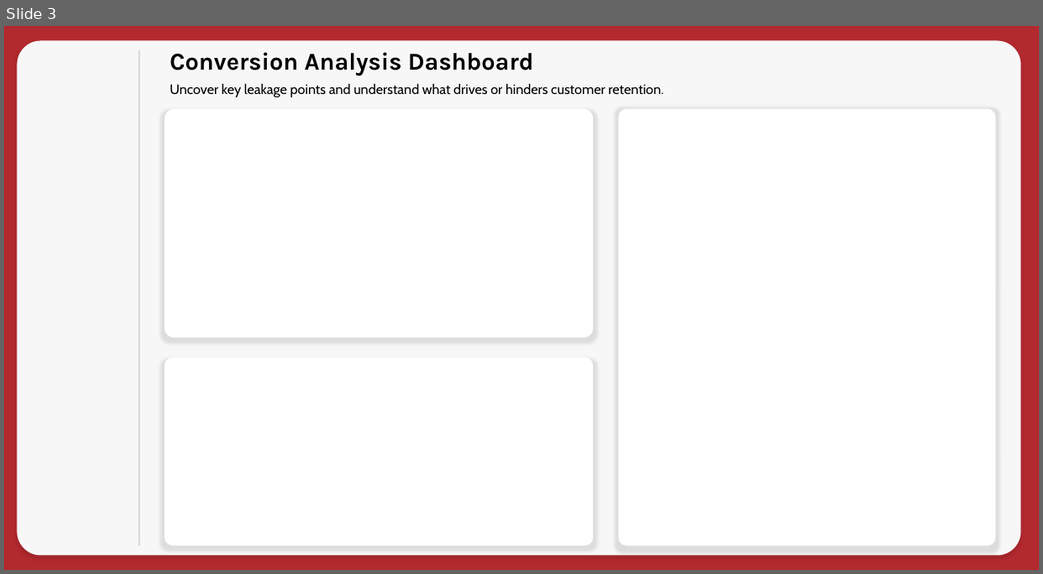
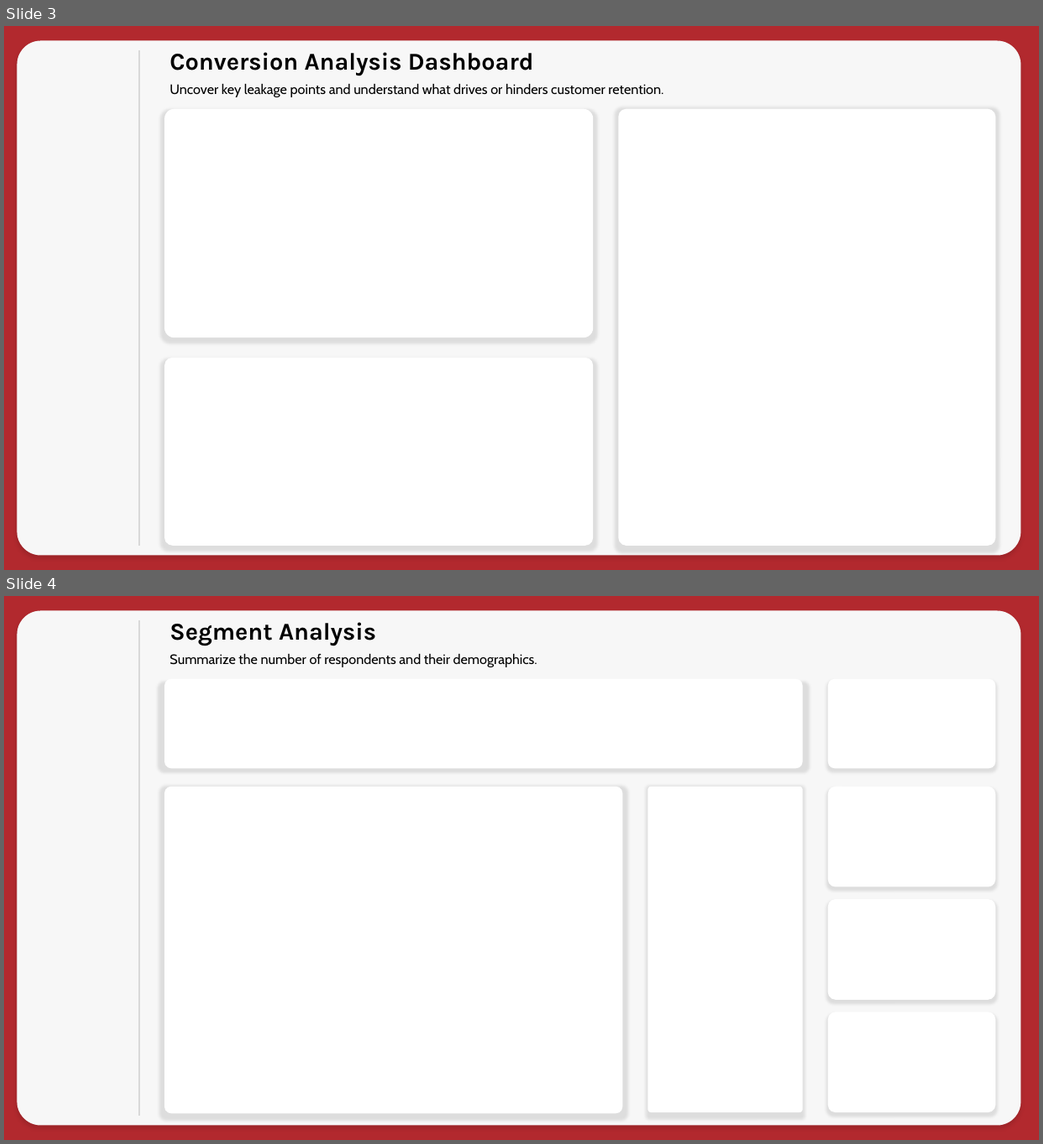
Before and after one commit to Truong2003-tqd/Highlands-Customer-Analysis, a slide deck: Power BI Report/Dashboard Layout.pptx. Shown one above the other, each under a label of ours: slide 3 before the commit, slides 3 and 4 after it. The pictures are 1043x574 and 1043x1144 pixels, drawn with LibreOffice and Linux fonts; fonts in the diff are those of the drawing. Boxes give left, top, right and bottom in pixels: in the first picture for what was removed or moved away, otherwise in the second. Text is boxed around its words. In the diff, an @@ line names an element or a change of style, - is before the commit and + after.

Commit message:
segment label fix

```diff
--- a/Power BI Report/Dashboard Layout.pptx
+++ b/Power BI Report/Dashboard Layout.pptx
@@ slide 4 added at <box>4,596,1039,1140</box>, background #B2292E @@
@@ rounded rectangle added at <box>17,611,1021,1126</box>, fill #F7F7F7 @@
@@ line added from (139, 620) to (139, 1116), #D9D9D9 2 pt @@
@@ text added at <box>169,622,537,667</box>, 18 pt, text #000000 @@
+Segment Analysis
+Summarize the number of respondents and their demographics.
@@ rounded rectangle added at <box>164,679,803,768</box>, fill #FFFFFF @@
@@ rounded rectangle added at <box>827,679,995,768</box>, fill #FFFFFF @@
@@ rounded rectangle added at <box>164,787,623,1114</box>, fill #FFFFFF @@
@@ rounded rectangle added at <box>647,787,803,1113</box>, fill #FFFFFF @@
@@ rounded rectangle added at <box>827,787,995,887</box>, fill #FFFFFF @@
@@ rounded rectangle added at <box>827,899,995,1000</box>, fill #FFFFFF @@
@@ rounded rectangle added at <box>827,1013,995,1113</box>, fill #FFFFFF @@
```
Also in this commit, not shown: 1 slide removed, 6 other files.
